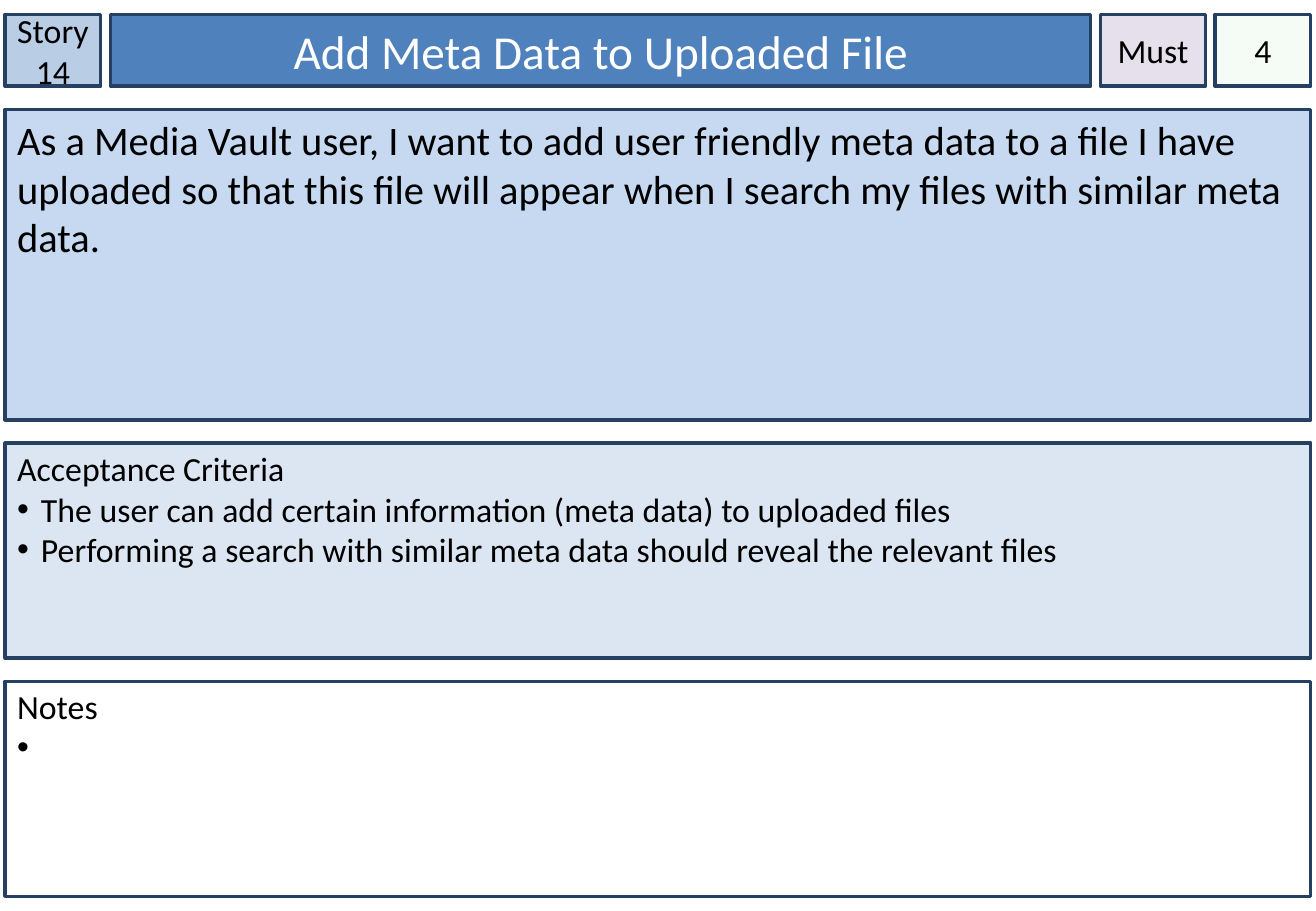
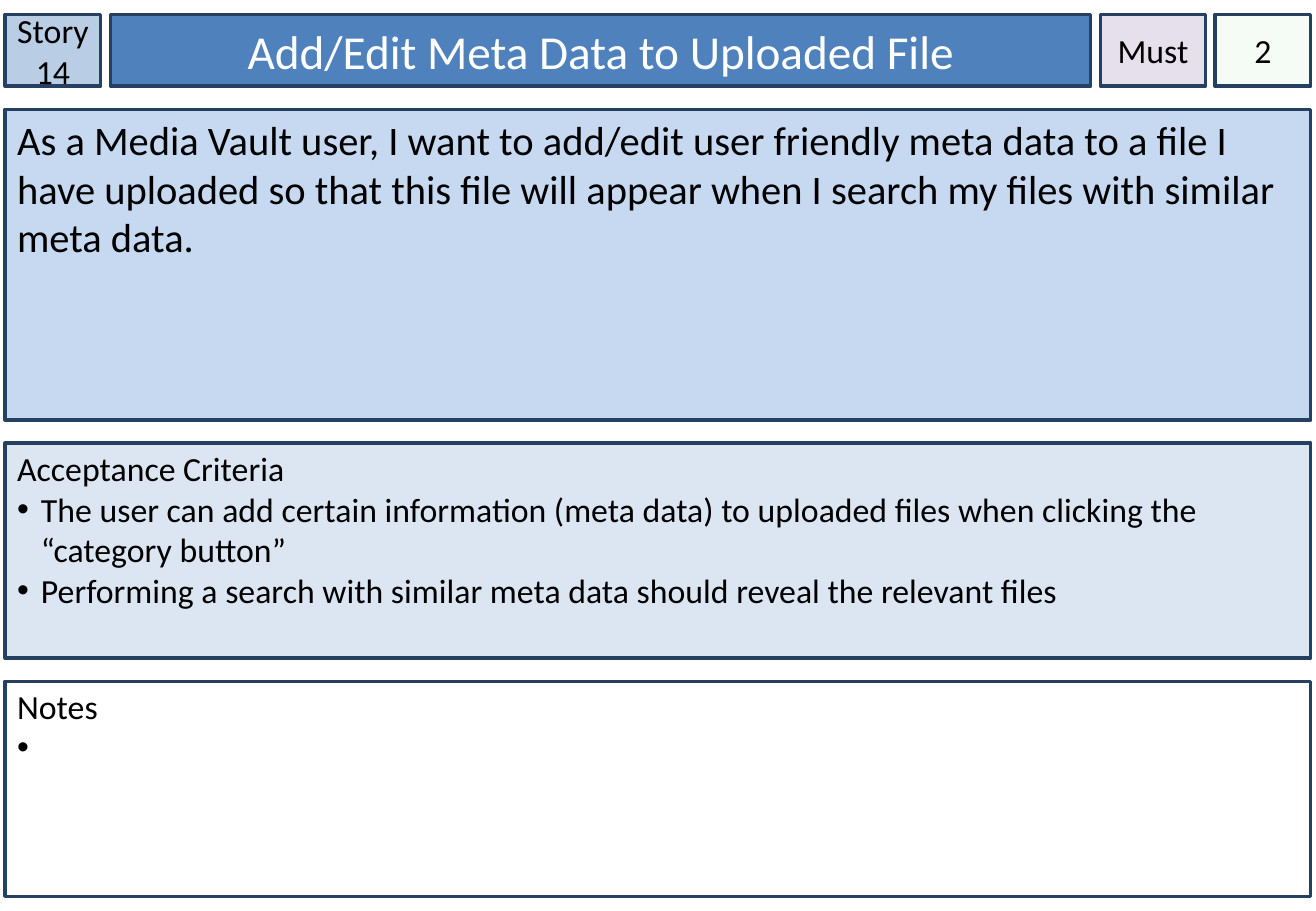
Before and after one commit to Lewibra/IFB299, a slide deck: slide 18 of Stories/Story Cards.pptx (slide 16 before the commit). Drawn at 1316x911 pixels with LibreOffice and Linux fonts; fonts in the diff are those of the drawing. Boxes give left, top, right and bottom in pixels: in the first picture for what was removed or moved away, otherwise in the second. Text is boxed around its words. In the diff, an @@ line names an element or a change of style, - is before the commit and + after.

```diff
--- a/Stories/Story Cards.pptx
+++ b/Stories/Story Cards.pptx
@@ text in rectangle at bbox=[248, 36, 954, 77]: text changed @@
-Add Meta Data to Uploaded File
+Add/Edit Meta Data to Uploaded File
@@ text in rectangle at bbox=[1254, 41, 1271, 63]: text changed @@
-4
+2
@@ text in rectangle at bbox=[17, 127, 1275, 253]: text changed @@
-As a Media Vault user, I want to add user friendly meta data to a file I have uploaded so that this file will appear when I search my files with similar meta data.
+As a Media Vault user, I want to add/edit user friendly meta data to a file I have uploaded so that this file will appear when I search my files with similar meta data.
@@ text in rectangle at bbox=[41, 497, 1197, 568]: text changed @@
-• The user can add certain information (meta data) to uploaded files
+• The user can add certain information (meta data) to uploaded files when clicking the “category button”
```
Also in this commit, not shown: 20 other slides changed, 2 slides added, 2 slides removed.
